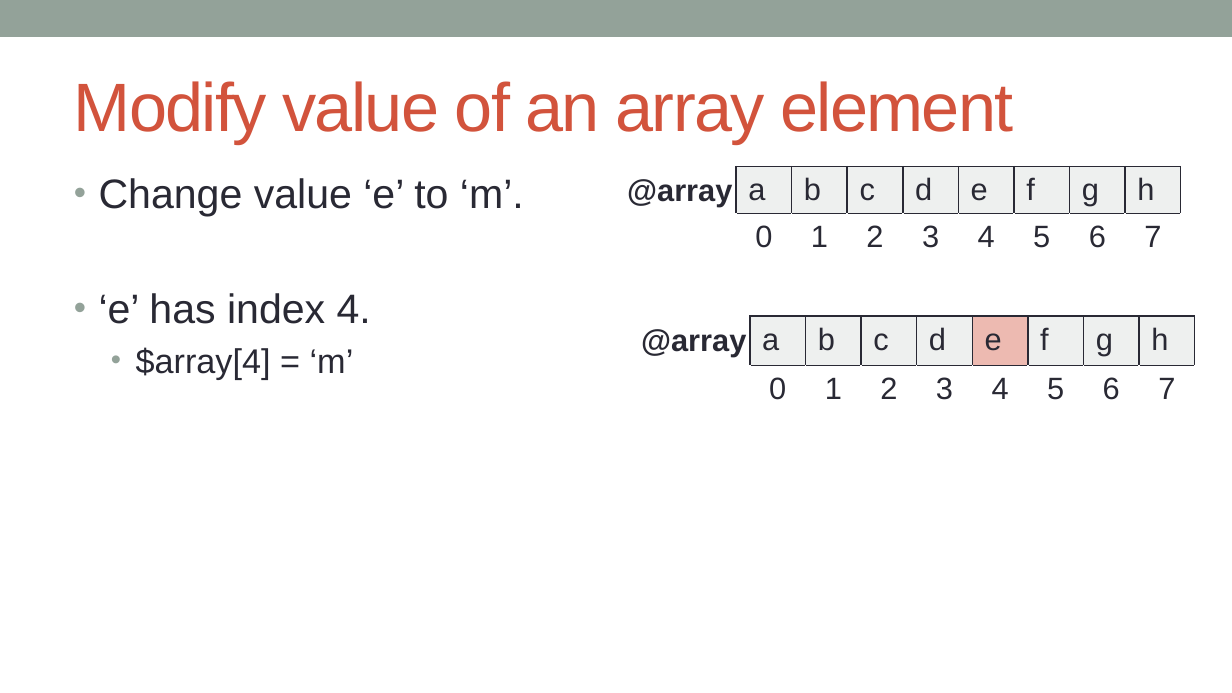
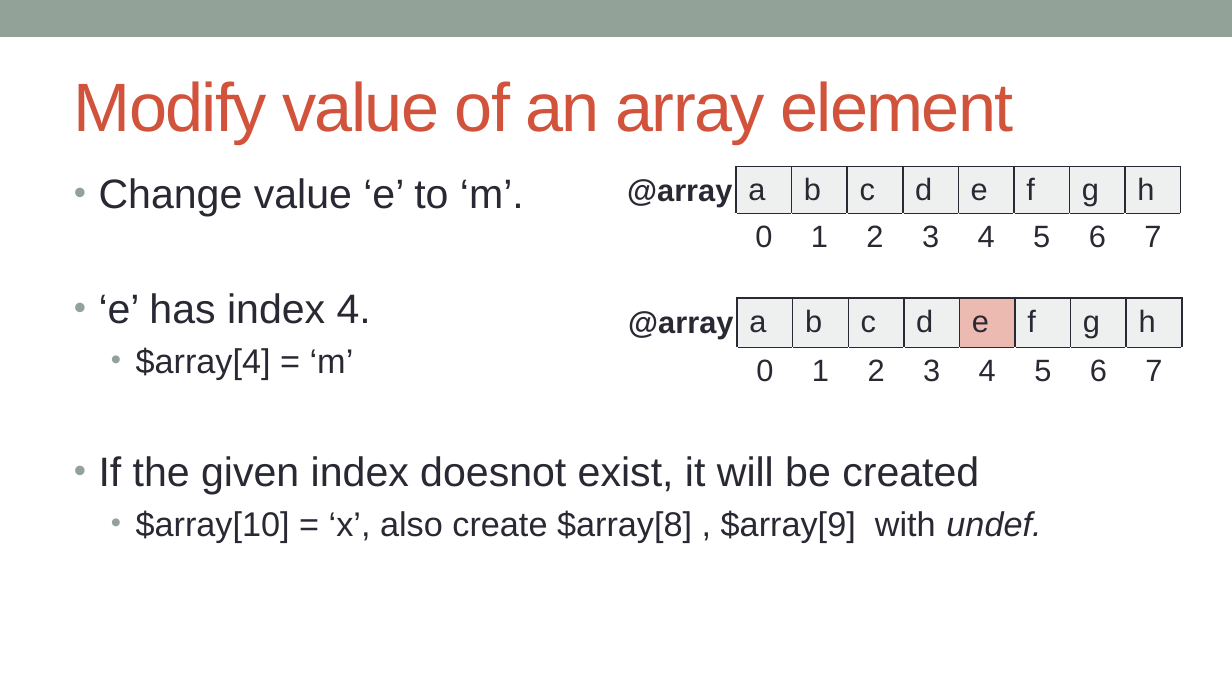
Before and after one commit to kanhu-pcr-code/bioinfo-PERL-course, a slide deck: slide 20 of PPTs/Variables_and_operators.pptx. Drawn at 1232x693 pixels with LibreOffice and Linux fonts; fonts in the diff are those of the drawing. Boxes give left, top, right and bottom in pixels: in the first picture for what was removed or moved away, otherwise in the second. Text is boxed around its words. In the diff, an @@ line names an element or a change of style, - is before the commit and + after.

```diff
--- a/PPTs/Variables_and_operators.pptx
+++ b/PPTs/Variables_and_operators.pptx
@@ text "@array": place and size @@
-text "@array" at [641, 329, 746, 356]
+text "@array" at [628, 311, 733, 338]
@@ table: place and size @@
-table at [750, 315, 1194, 414]
+table at [737, 298, 1180, 397]
@@ text at [99, 456, 1041, 542]: paragraphs added @@
+• If the given index doesnot exist, it will be created
+  • $array[10] = ‘x’, also create $array[8] , $array[9] with undef.
```
Also in this commit, not shown: 4 other slides changed, 1 slide added, 4 other files.
